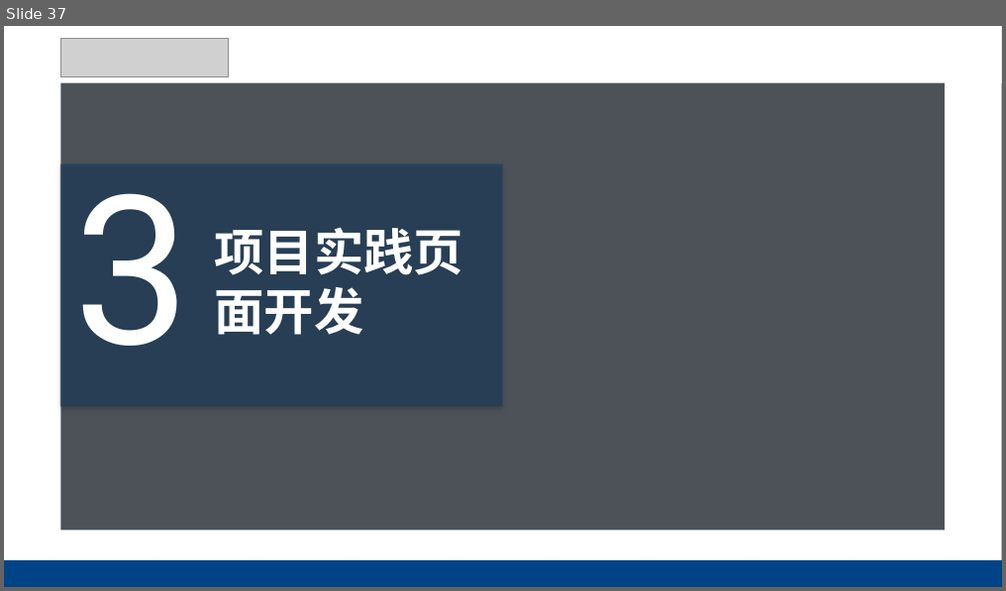
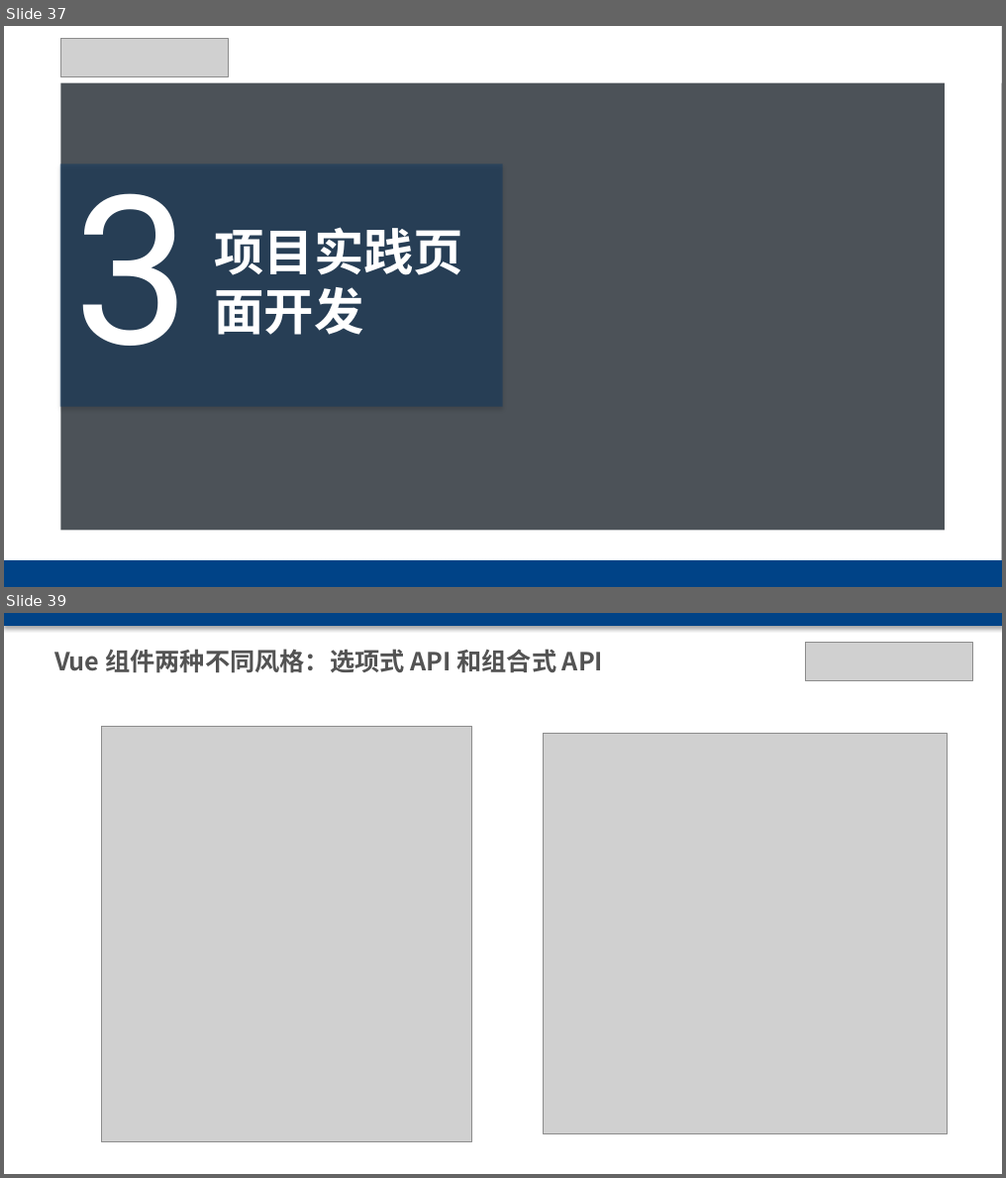
Before and after one commit to chxxx/vue3-vite-antd-admin, a slide deck: public/vue3 antdesign.pptx. Shown one above the other, each under a label of ours: slide 37 before the commit, slides 37 and 39 after it; the slides between them are not shown. The pictures are 1006x591 and 1006x1178 pixels, drawn with LibreOffice and Linux fonts; fonts in the diff are those of the drawing; grey boxes stand for pictures; background and template pictures are left out; a plain dark background stands for a picture behind light text. Boxes give left, top, right and bottom in pixels: in the first picture for what was removed or moved away, otherwise in the second. Text is boxed around its words. In the diff, an @@ line names an element or a change of style, - is before the commit and + after.

```diff
--- a/public/vue3 antdesign.pptx
+++ b/public/vue3 antdesign.pptx
@@ slide 39 added at <box>4,613,1002,1174</box>, background #FFFFFF @@
@@ rectangle added at <box>4,613,1002,626</box>, fill #004387 @@
@@ picture added at <box>805,642,973,681</box> @@
@@ text added at <box>54,649,603,673</box>, 18 pt, text #535353, bold @@
+Vue 组件两种不同风格：选项式 API 和组合式 API
@@ picture added at <box>102,727,472,1143</box> @@
@@ picture added at <box>543,734,947,1135</box> @@
```
Also in this commit, not shown: 4 slides changed, 13 other slides added, 2 slides removed, 6 other files.
